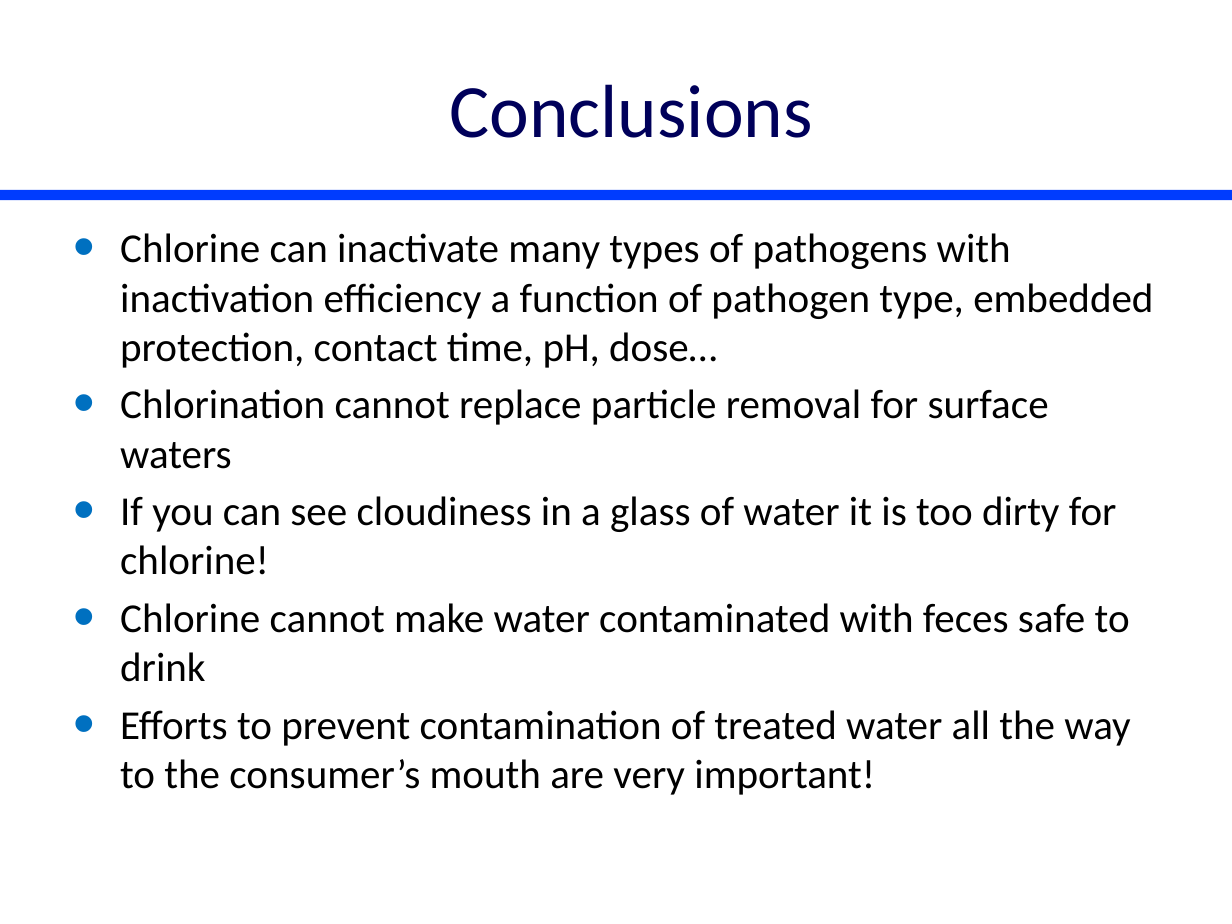
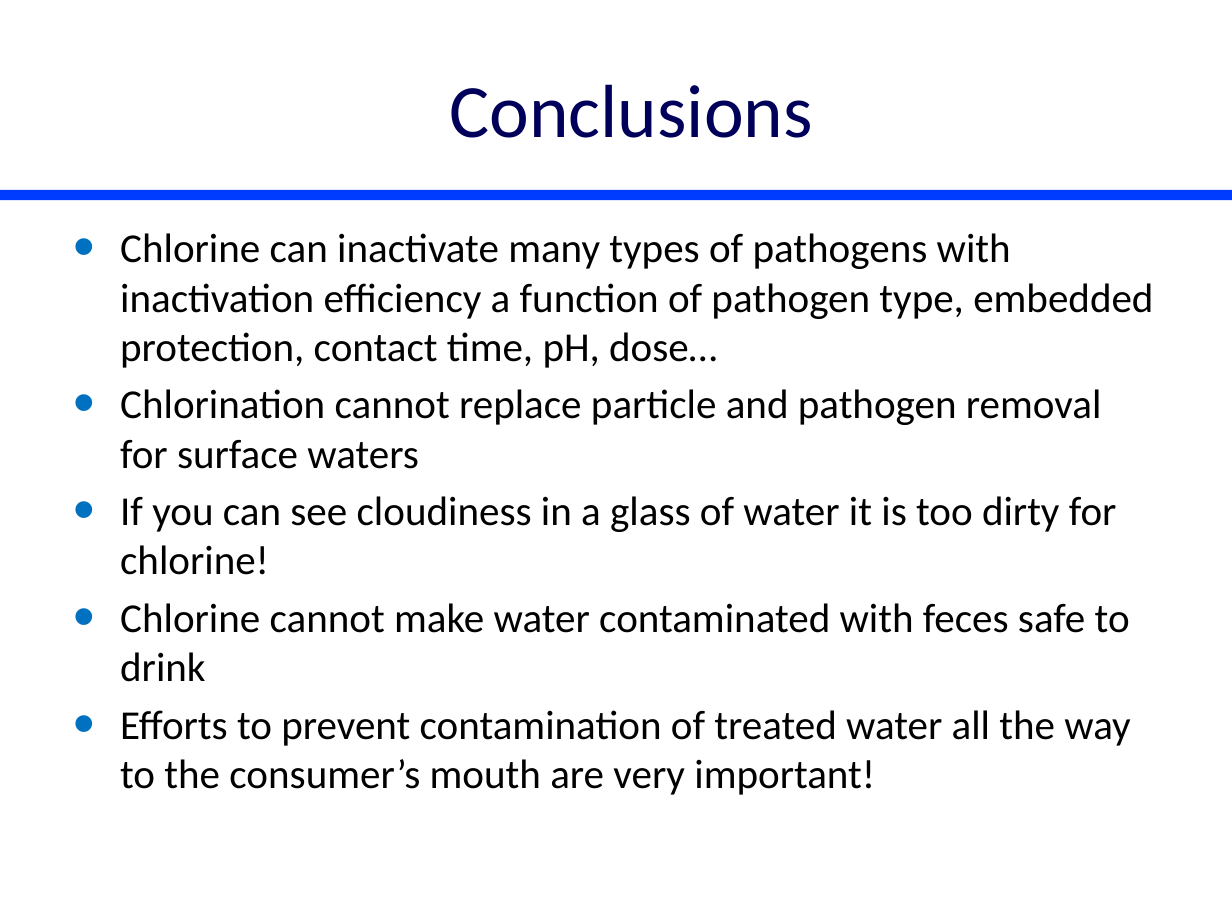
Before and after one commit to monroews/CEE4520Lectures, a slide deck: slide 39 of Disinfection.pptx. Drawn at 1232x924 pixels with LibreOffice and Linux fonts; fonts in the diff are those of the drawing. Boxes give left, top, right and bottom in pixels: in the first picture for what was removed or moved away, otherwise in the second. Text is boxed around its words. In the diff, an @@ line names an element or a change of style, - is before the commit and + after.

```diff
--- a/Disinfection.pptx
+++ b/Disinfection.pptx
@@ text at <box>120,389,1101,469</box>: text changed @@
-• Chlorination cannot replace particle removal for surface waters
+• Chlorination cannot replace particle and pathogen removal for surface waters
```
Also in this commit, not shown: 6 other slides changed, 1 other file.
